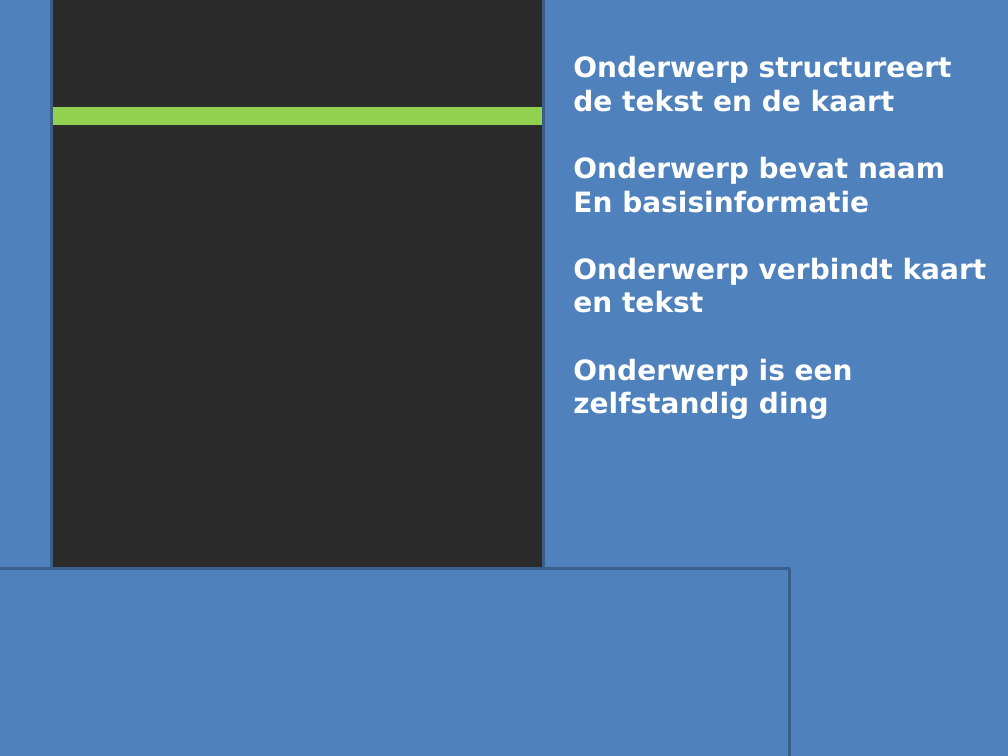
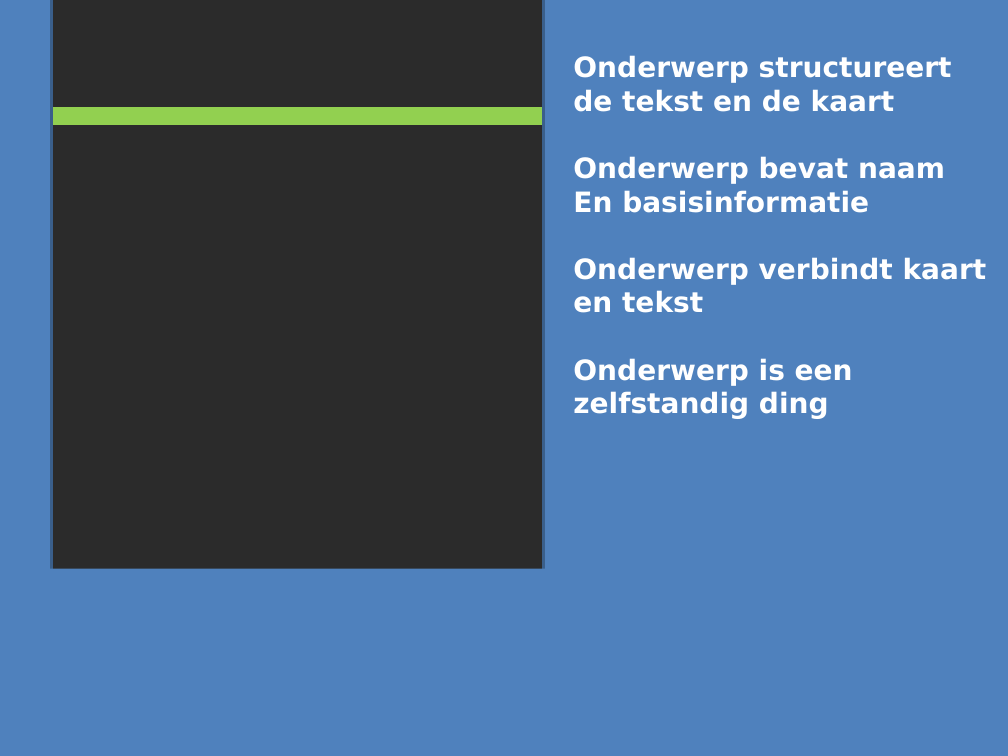
Before and after one commit to Geonovum/IMOR-dev, a slide deck: slide 3 of Modeldocument/IMOD versie05.pptx. Drawn at 1008x756 pixels with LibreOffice and Linux fonts; fonts in the diff are those of the drawing; background and template pictures are left out; a plain dark background stands for a picture behind light text. Boxes give left, top, right and bottom in pixels: in the first picture for what was removed or moved away, otherwise in the second. Text is boxed around its words. In the diff, an @@ line names an element or a change of style, - is before the commit and + after.

```diff
--- a/Modeldocument/IMOD versie05.pptx
+++ b/Modeldocument/IMOD versie05.pptx
@@ rectangle at <box>0,569,790,756</box>: outline #3A5F8C 2 pt to none @@
```
Also in this commit, not shown: 3 slides added, 5 other files.
